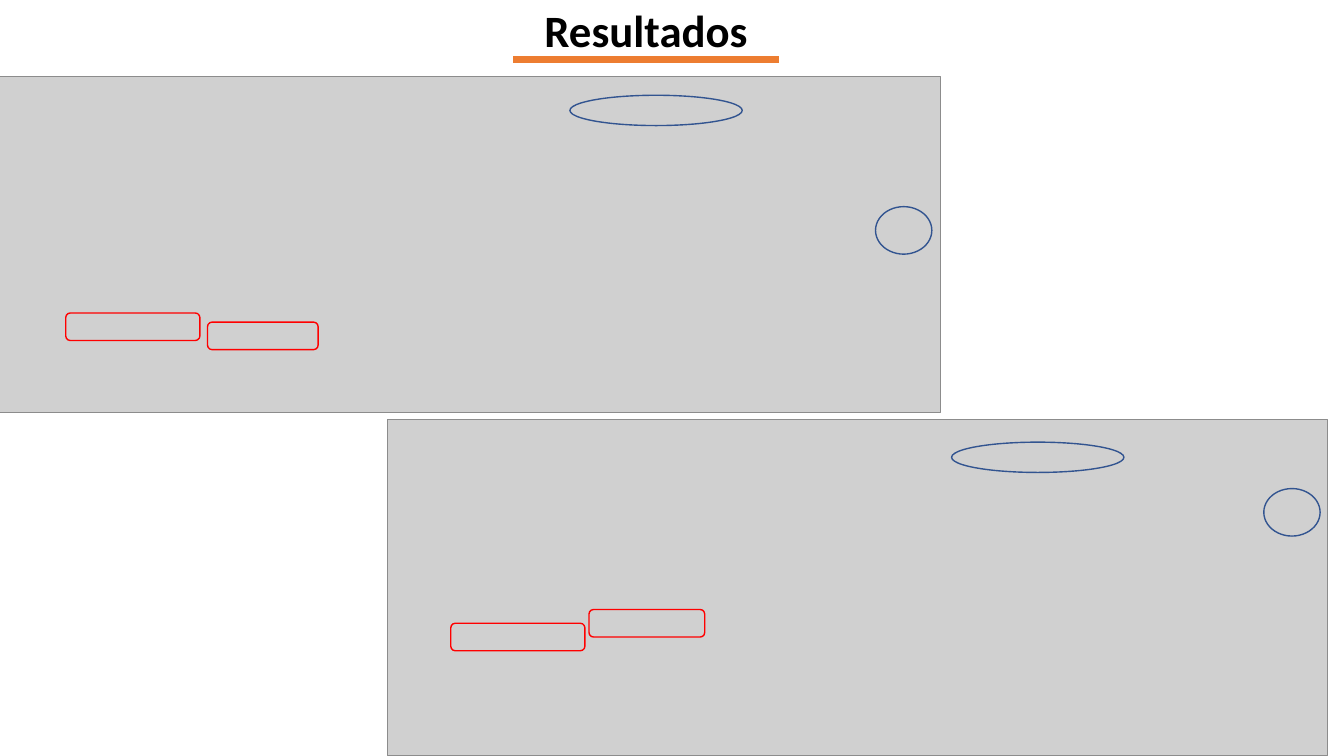
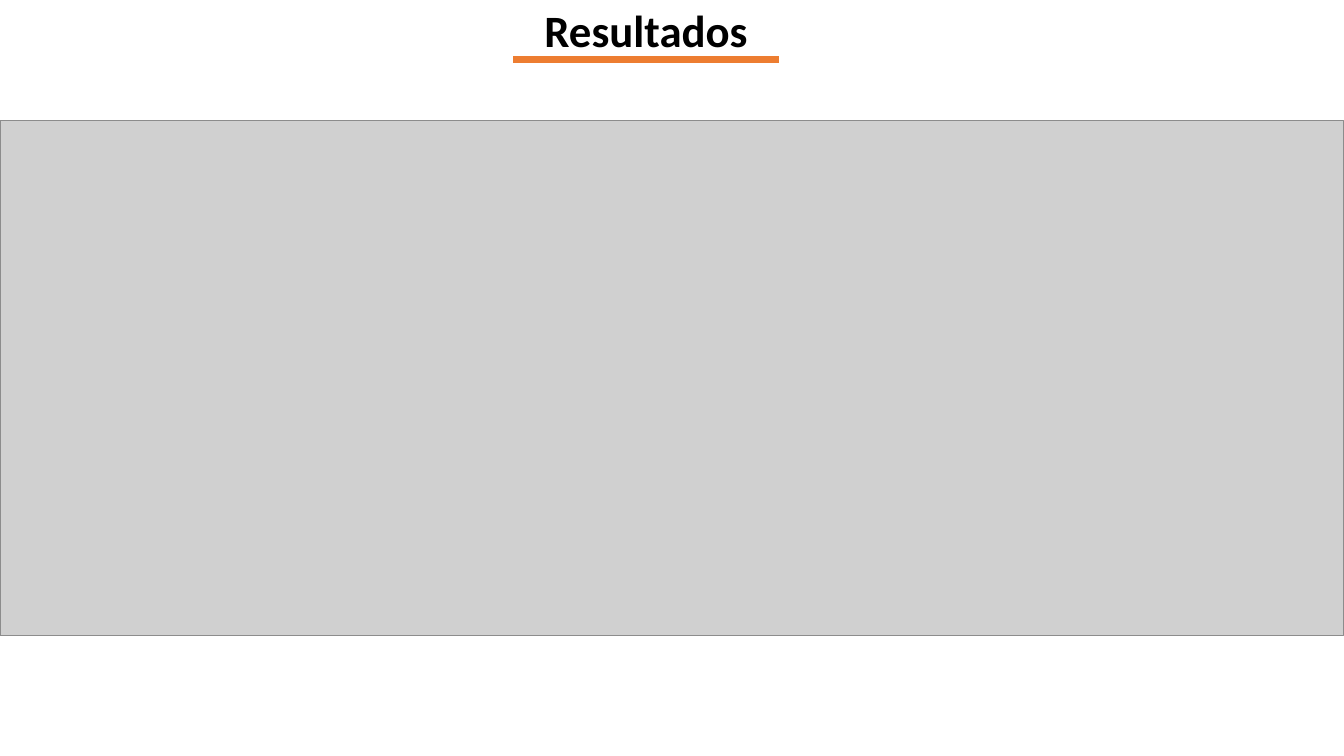
Before and after one commit to GinaGarridoCasas/Gina, a slide deck: slide 11 of TICS_SALUD_EDA/Documentation/Presentacion_EDA.pptx. Drawn at 1344x756 pixels with LibreOffice and Linux fonts; fonts in the diff are those of the drawing; grey boxes stand for pictures. Boxes give left, top, right and bottom in pixels: in the first picture for what was removed or moved away, otherwise in the second. Text is boxed around its words. In the diff, an @@ line names an element or a change of style, - is before the commit and + after.

```diff
--- a/TICS_SALUD_EDA/Documentation/Presentacion_EDA.pptx
+++ b/TICS_SALUD_EDA/Documentation/Presentacion_EDA.pptx
@@ picture added at box(0, 120, 1344, 635) @@
@@ group removed at box(0, 77, 941, 413): 2 ellipses, 2 rounded rectangles, 1 picture @@
@@ group removed at box(387, 419, 1328, 756): 2 ellipses, 2 rounded rectangles, 1 picture @@
```
Also in this commit, not shown: 9 other slides changed, 5 slides added, 35 other files.
